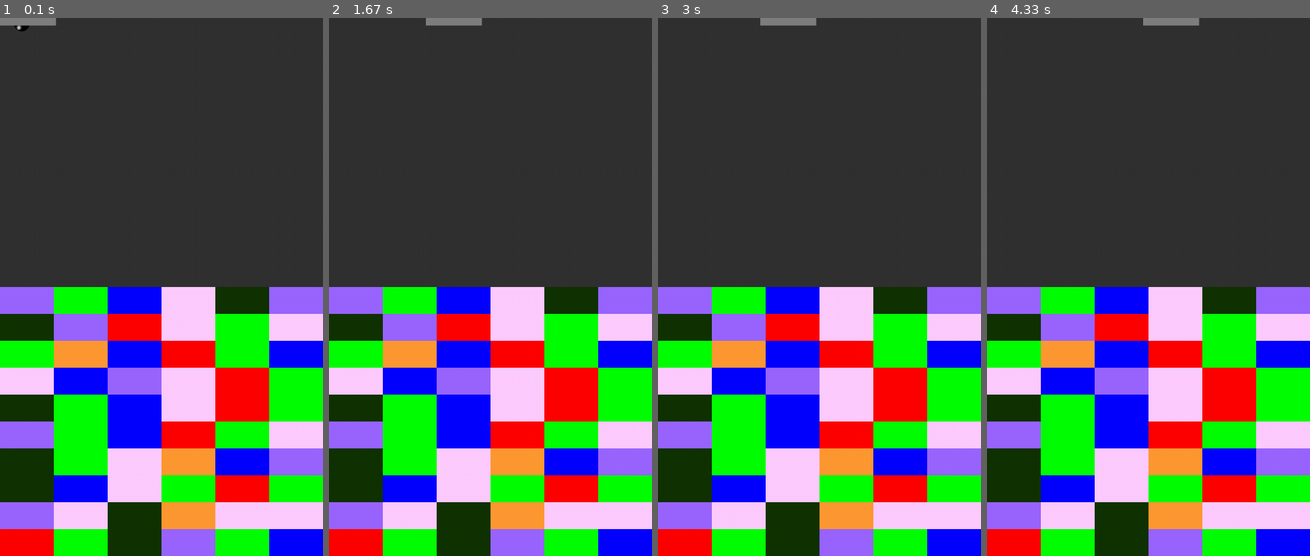
Above: before the commit, frames 1-4 (left to right).
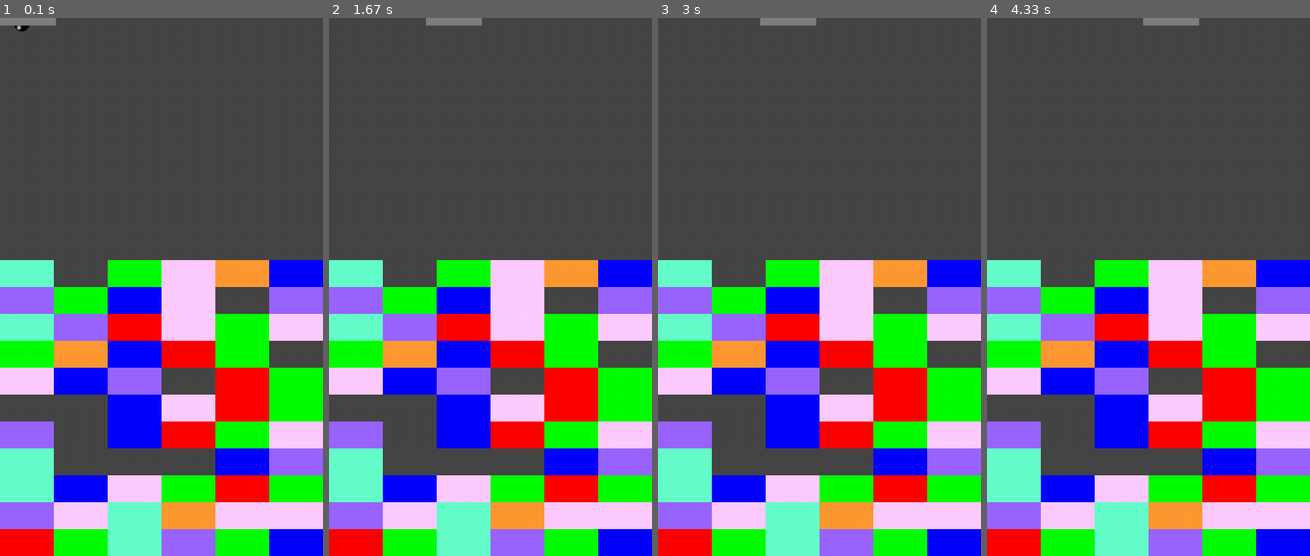
Above: after the commit, the same moments.

Repository: skillmcgregor/Brick-Break-Connor-Jaeho
Game: pygame game, started from pygamebrickbreak.py
Two runs of this game, one before a commit and one after it. Both use one fixed random seed, a clock stepped at 60 frames per second and the inputs below.
Inputs:
- Up to frame 1 (0.1 s): no input
- Up to frame 2 (1.67 s): hold Right 0.33-0.8 s; hold Right 0.83-1.3 s; hold Left from 1.33 s (still down)
- Up to frame 3 (3 s): release Left at 1.87 s; hold Left 1.9-2.3 s; hold Right 2.33-2.97 s
- Up to frame 4 (4.33 s): hold Left 3-3.47 s; hold Right 3.5-3.97 s; hold Right from 4 s (still down)

The runs differ from the first frame. In frame 1, 16% of the frame differs, in the area x 0-100%, y 45-100%; in frame 2, 16%; in frame 3, 16%; in frame 4, 16%.

Commit message:
Add files via upload

Diff:
--- a/pygamebrickbreak.py
+++ b/pygamebrickbreak.py
@@ -16,12 +16,12 @@
 size = width,height = 600,1000
 speed = [5,5]
 pspeed = [0,0]
-black = (50, 50, 50)
+black = (70, 70, 70)
 red = (255, 0, 0)
 green = (0, 255, 0)
 blue = (0, 0, 255)
 purple = (153, 102, 255)
-ggreen = (17, 51, 0)
+ggreen = (102, 255, 204)
 gyul = (255, 153, 51)
 pink = (255, 204, 255)
 
@@ -57,8 +57,9 @@
 breaklist = [[1 for x in range(20)] for y in range(6)]
 for i in range(6):
 	for j in range(20):
-		if j > 9:
-			breaklist[i][j] = 0
+		breaklist[i][j] = random.randint(1, 5)
+		if j < 9:
+			breaklist[i][j] = 1
 
 
 while True:
